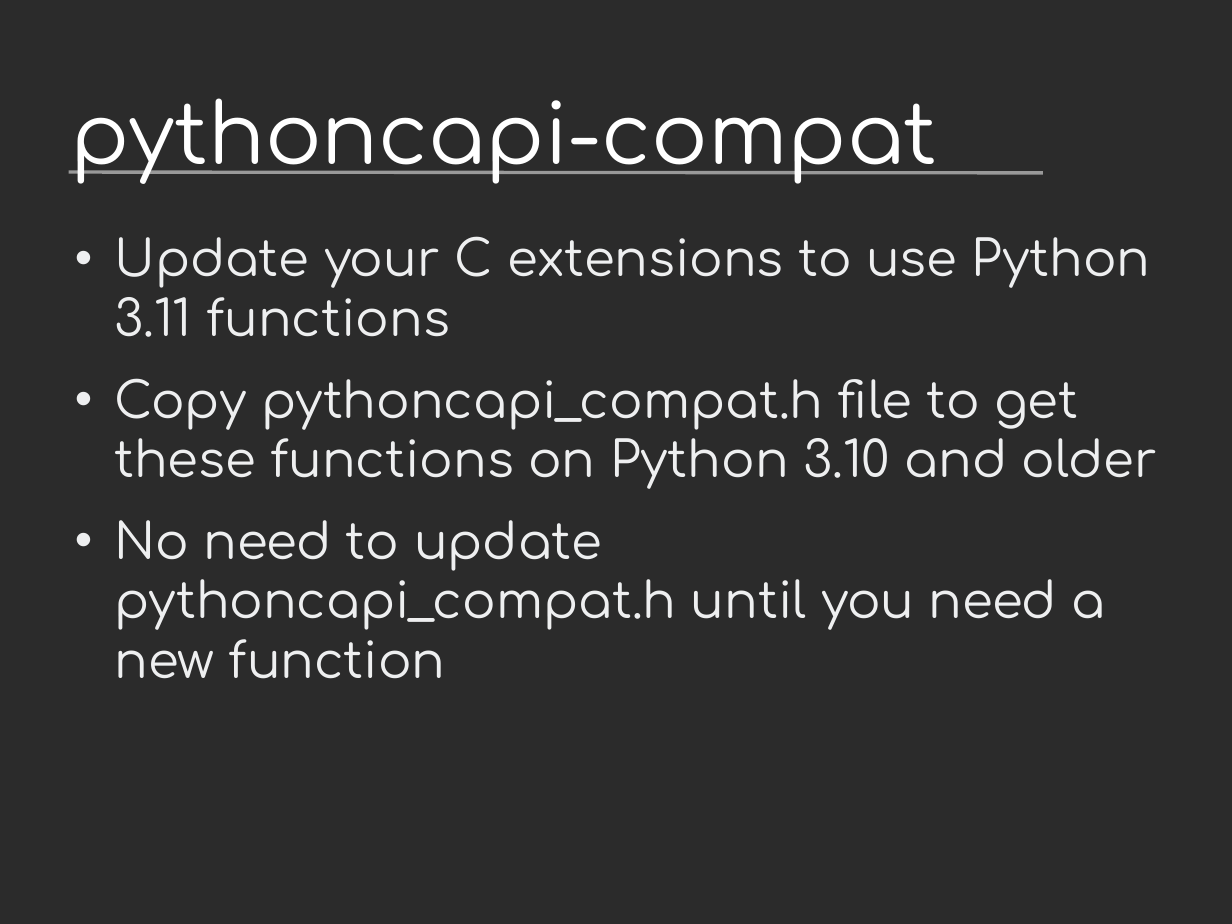
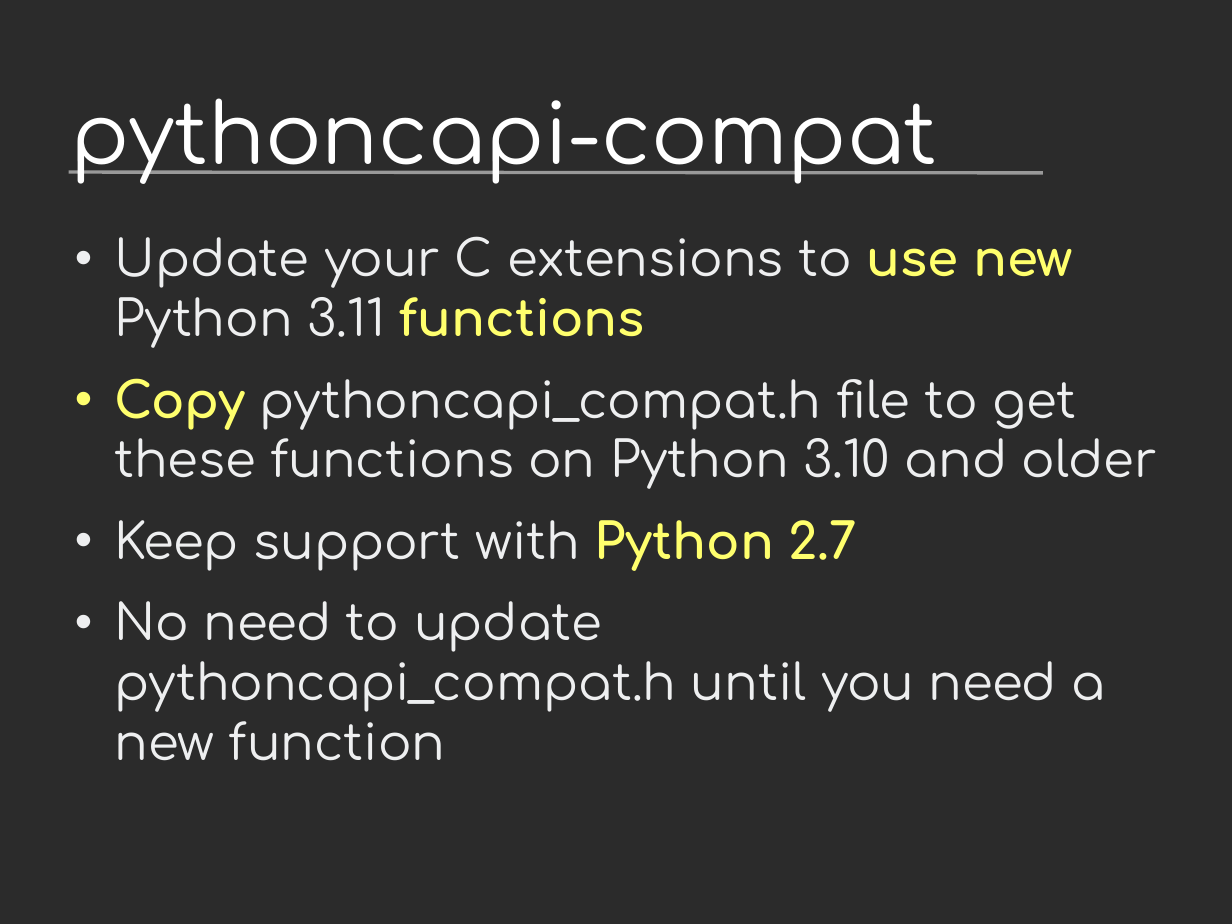
Before and after one commit to vstinner/talks, a slide deck: slide 32 of 2022-PyconAPAC/python-incompatible-changes.odp (slide 22 before the commit). Drawn at 1232x924 pixels with LibreOffice and Linux fonts; fonts in the diff are those of the drawing; background and template pictures are left out; a plain dark background stands for a picture behind light text. Boxes give left, top, right and bottom in pixels: in the first picture for what was removed or moved away, otherwise in the second. Text is boxed around its words. In the diff, an @@ line names an element or a change of style, - is before the commit and + after.

```diff
--- a/2022-PyconAPAC/python-incompatible-changes.odp
+++ b/2022-PyconAPAC/python-incompatible-changes.odp
@@ text at [114,236,1073,348]: text changed @@
-• Update your C extensions to use Python 3.11 functions
+• Update your C extensions to use new Python 3.11 functions
@@ text at [114,378,1157,489]: text colour #EEEFF0 to #FFFF6D, bold on in "Copy" @@
@@ text at [114,520,856,571]: paragraph added @@
+• Keep support with Python 2.7
```
Also in this commit, not shown: 16 other slides changed, 12 slides added, 1 slide removed, 1 other file.
